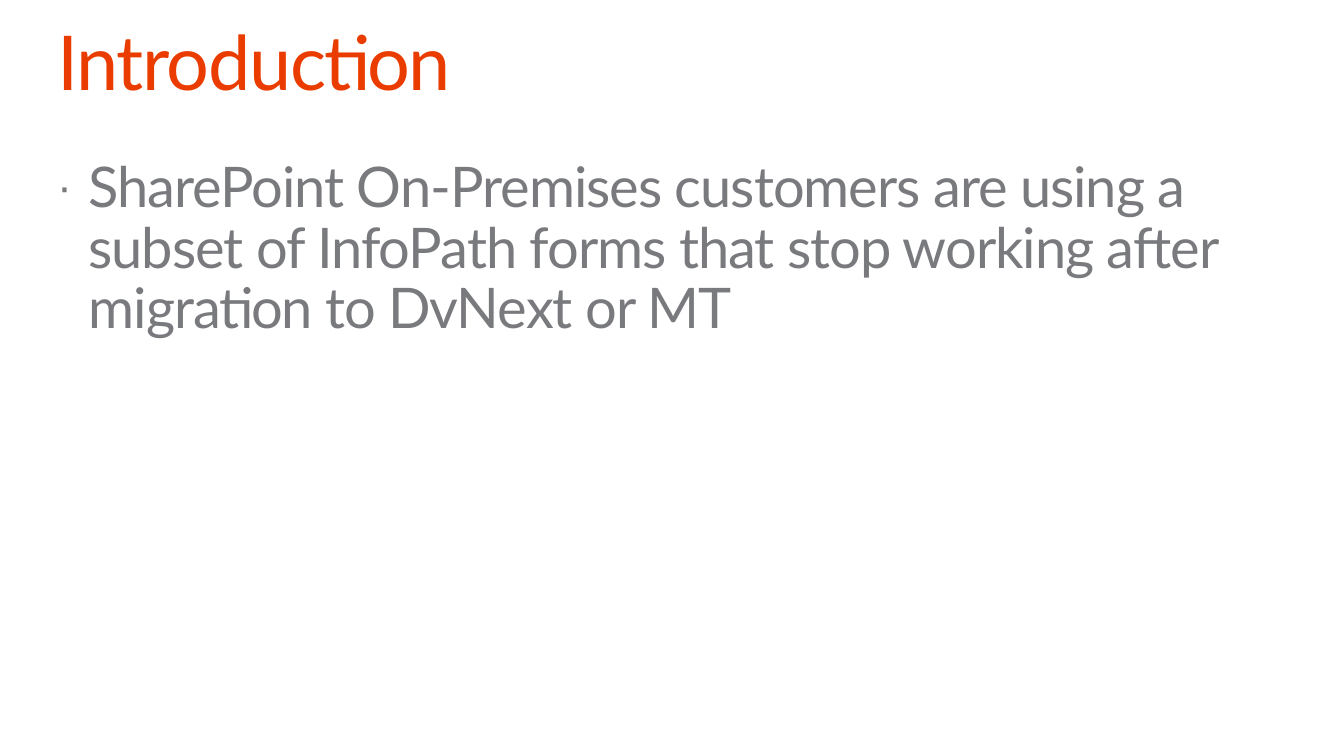
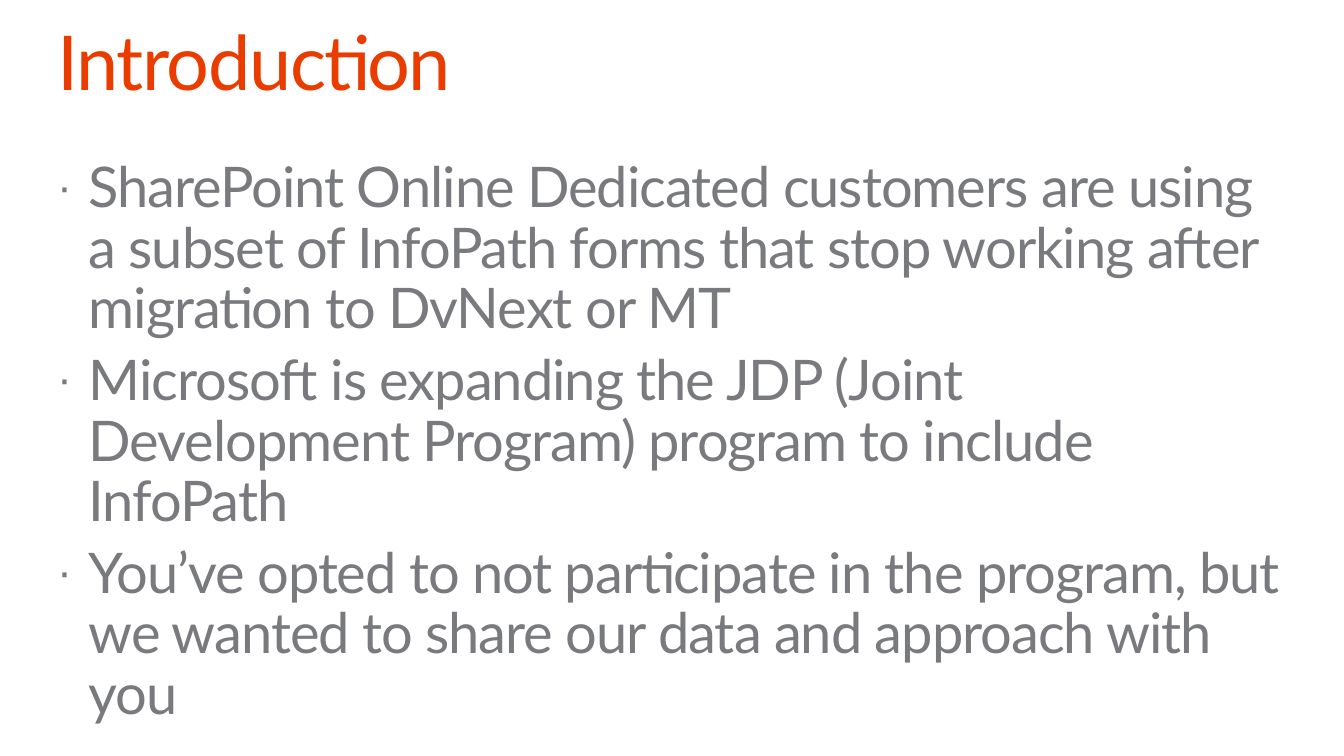
Before and after one commit to pnp/PnP-Transformation, a slide deck: slide 4 of InfoPath/Guidance/Decks/Office 365 JDP InfoPath - Self-service manual.pptx. Drawn at 1344x756 pixels with LibreOffice and Linux fonts; fonts in the diff are those of the drawing; background and template pictures are left out. Boxes give left, top, right and bottom in pixels: in the first picture for what was removed or moved away, otherwise in the second. Text is boxed around its words. In the diff, an @@ line names an element or a change of style, - is before the commit and + after.

```diff
--- a/InfoPath/Guidance/Decks/Office 365 JDP InfoPath - Self-service manual.pptx
+++ b/InfoPath/Guidance/Decks/Office 365 JDP InfoPath - Self-service manual.pptx
@@ text at [89,166,1280,724]: text changed @@
-· SharePoint On-Premises customers are using a subset of InfoPath forms that stop working after migration to DvNext or MT
+· SharePoint Online Dedicated customers are using a subset of InfoPath forms that stop working after migration to DvNext or MT
+· Microsoft is expanding the JDP (Joint Development Program) program to include InfoPath
+· You’ve opted to not participate in the program, but we wanted to share our data and approach with you
```
Also in this commit, not shown: 22 other slides changed, 10 slides added.
